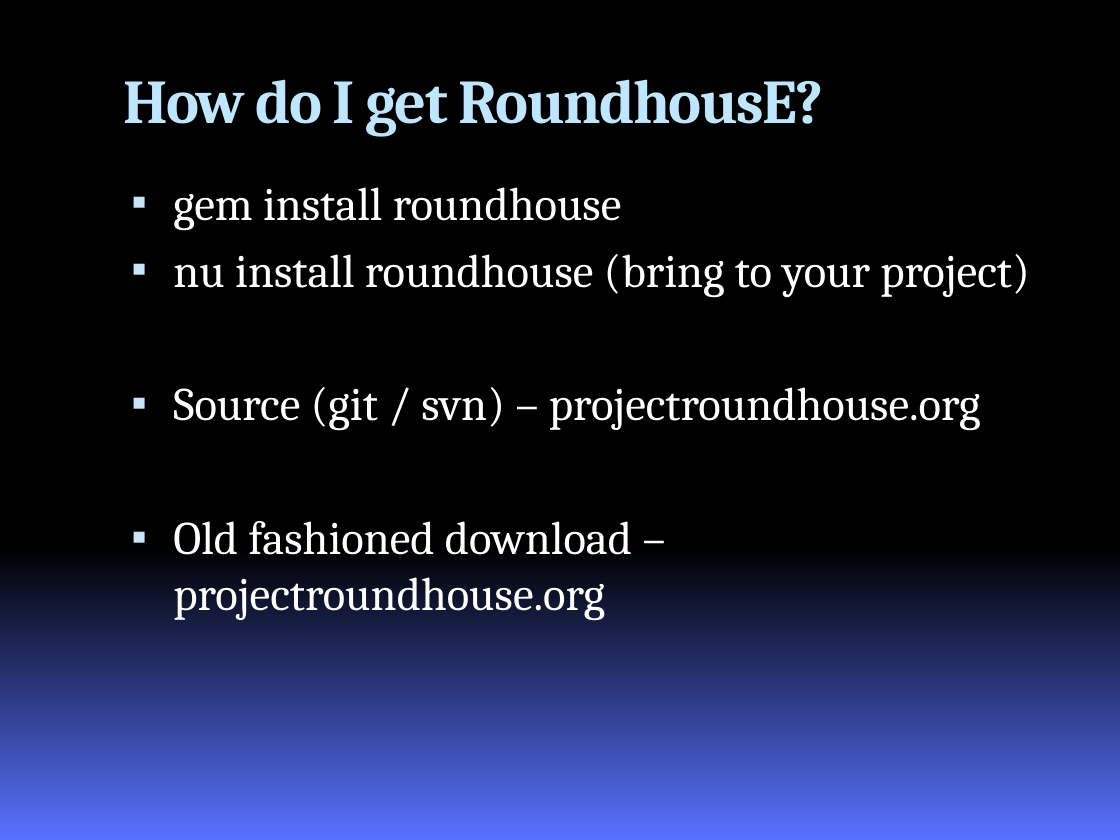
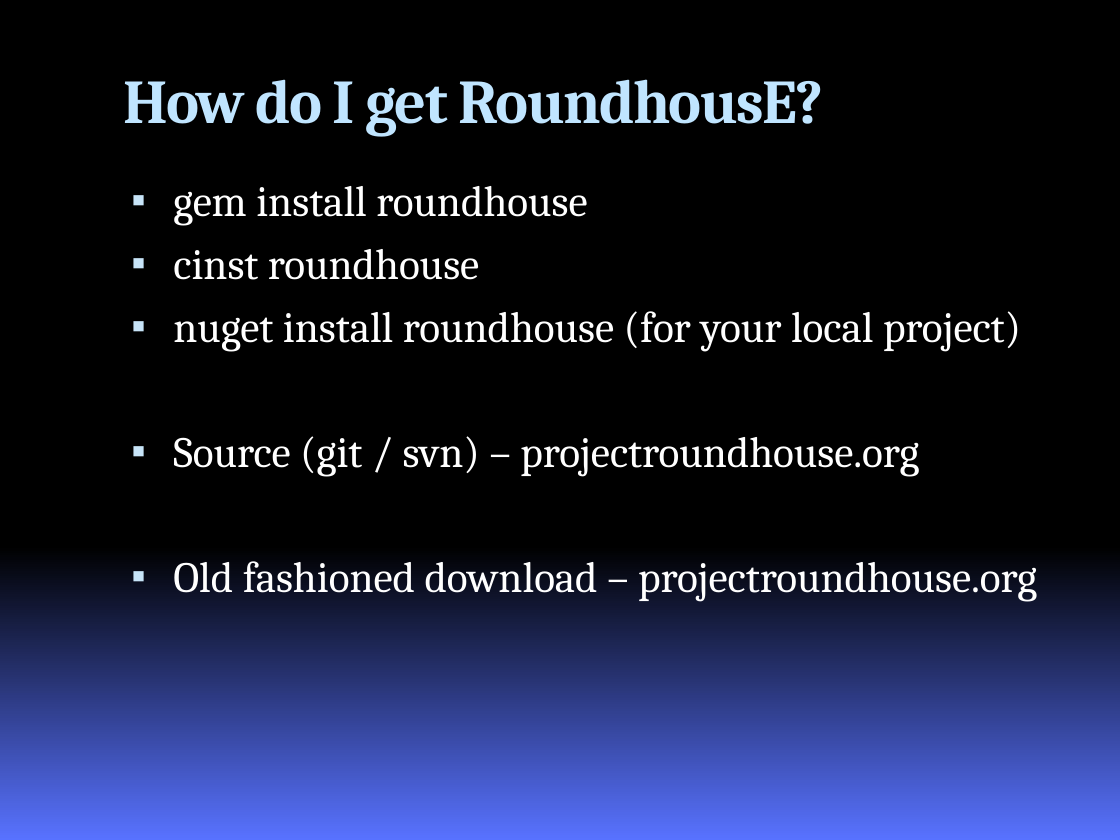
Before and after one commit to chucknorris/roundhouse, a slide deck: slide 17 of docs/RoundhousEPresentation.pptx. Drawn at 1120x840 pixels with LibreOffice and Linux fonts; fonts in the diff are those of the drawing; background and template pictures are left out. Boxes give left, top, right and bottom in pixels: in the first picture for what was removed or moved away, otherwise in the second. Text is boxed around its words. In the diff, an @@ line names an element or a change of style, - is before the commit and + after.

```diff
--- a/docs/RoundhousEPresentation.pptx
+++ b/docs/RoundhousEPresentation.pptx
@@ text at (173, 186, 1037, 602): size 30 to 27.8 pt in "gem install roundhouse", "Source (git / svn) – projectroundhouse.org", "Old fashioned download – projectroundhouse.org" @@
@@ text at (173, 249, 1021, 352): text changed; size 30 to 27.8 pt @@
-▪ nu install roundhouse (bring to your project)
+▪ cinst roundhouse
+▪ nuget install roundhouse (for your local project)
```
Also in this commit, not shown: 6 other slides changed, 1 other file.
